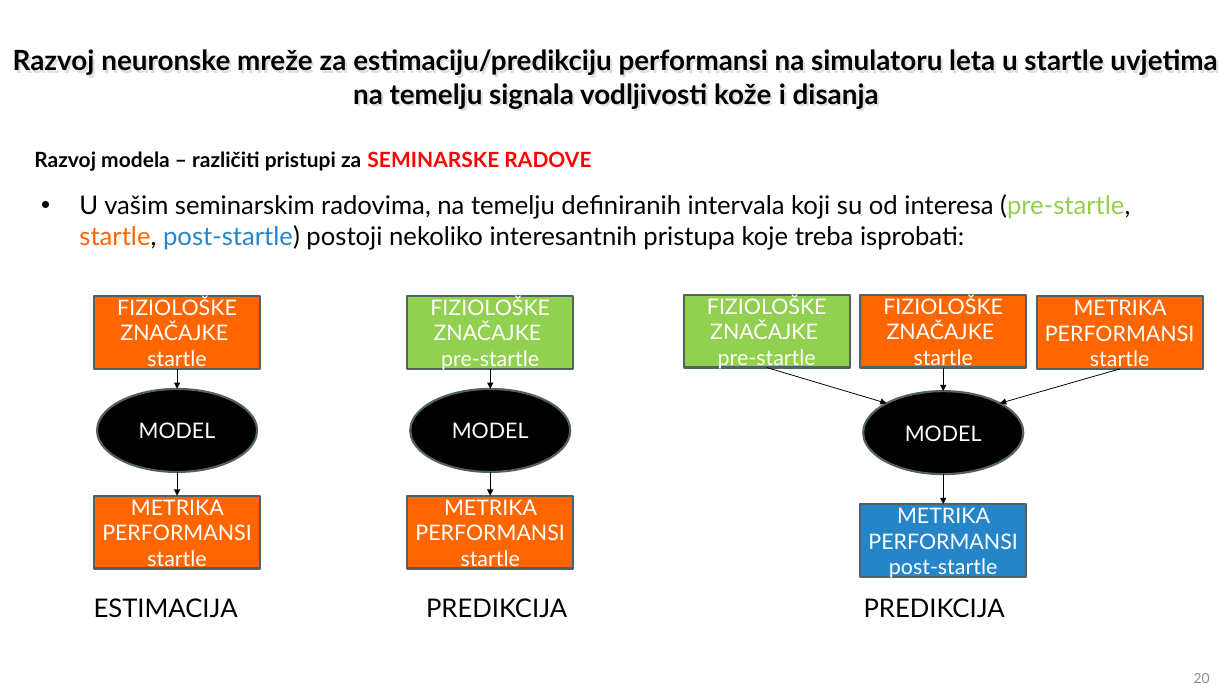
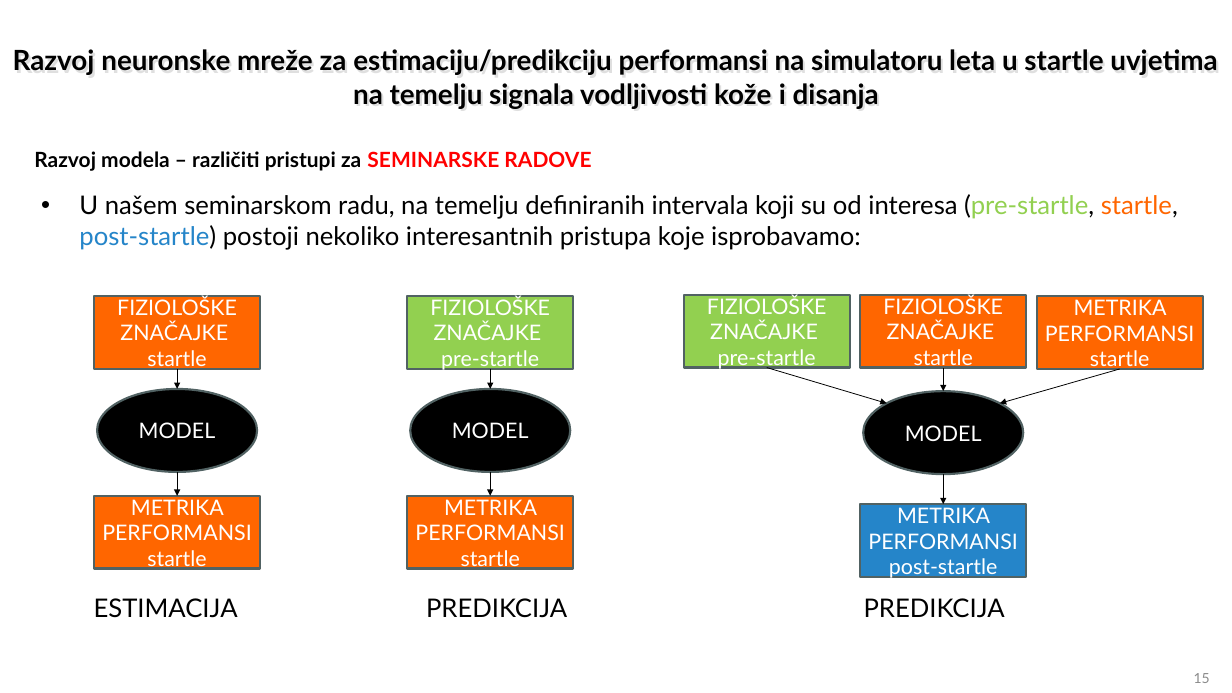
Before and after one commit to florijan127/ost_seminar, a slide deck: slide 15 of OST_2024-25_Predlozak za prakticni seminarski rad_Web (1).pptx (slide 20 before the commit). Drawn at 1232x693 pixels with LibreOffice and Linux fonts; fonts in the diff are those of the drawing. Boxes give left, top, right and bottom in pixels: in the first picture for what was removed or moved away, otherwise in the second. Text is boxed around its words. In the diff, an @@ line names an element or a change of style, - is before the commit and + after.

```diff
--- a/OST_2024-25_Predlozak za prakticni seminarski rad_Web (1).pptx
+++ b/OST_2024-25_Predlozak za prakticni seminarski rad_Web (1).pptx
@@ text at [79, 194, 1178, 250]: text changed @@
-• U vašim seminarskim radovima, na temelju definiranih intervala koji su od interesa (pre-startle, startle, post-startle) postoji nekoliko interesantnih pristupa koje treba isprobati:
+• U našem seminarskom radu, na temelju definiranih intervala koji su od interesa (pre-startle, startle, post-startle) postoji nekoliko interesantnih pristupa koje isprobavamo:
@@ page number at [1194, 673, 1210, 683]: text changed @@
-20
+15
```
Also in this commit, not shown: 12 other slides changed, 6 slides removed, 3 other files.
